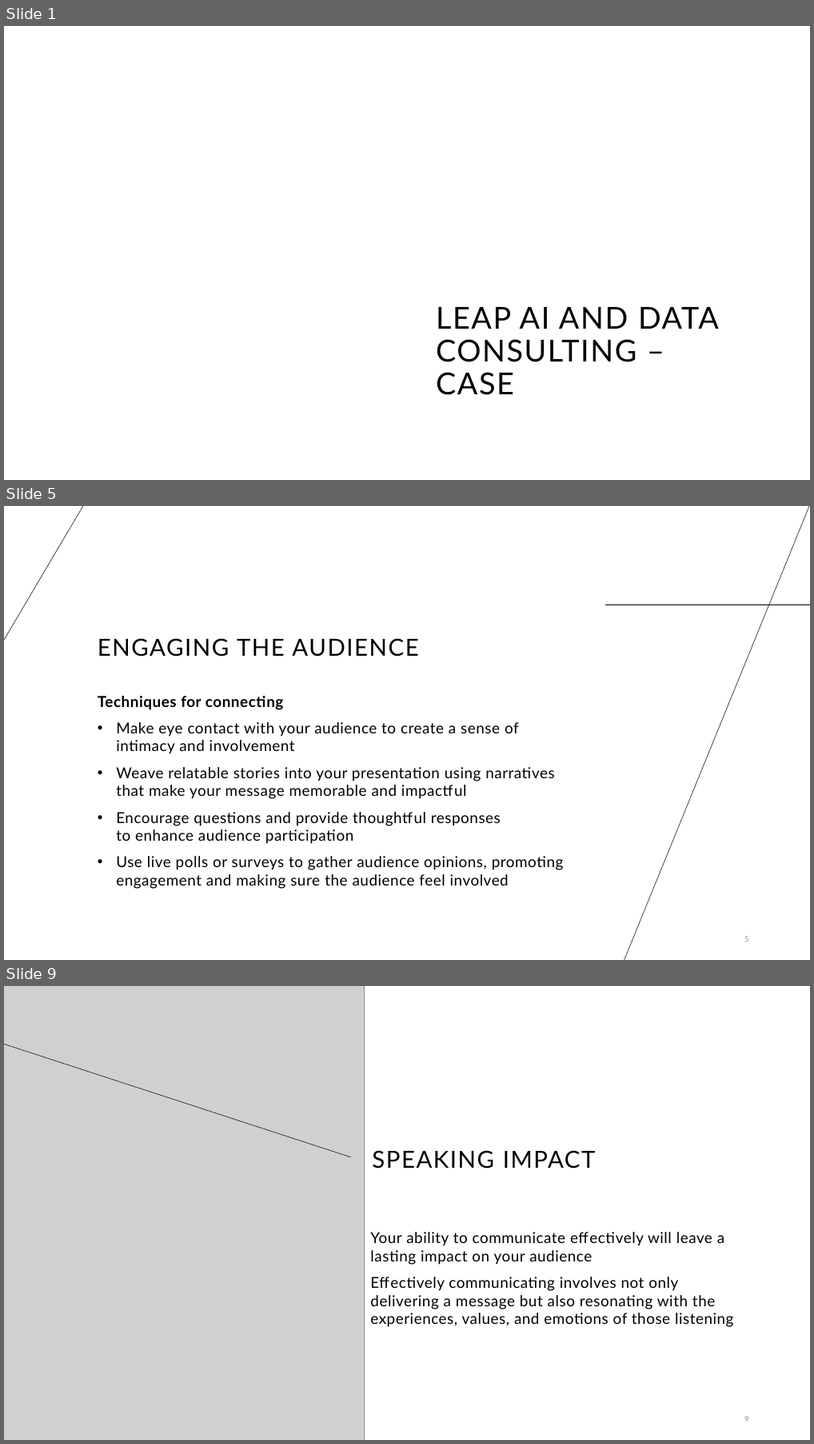
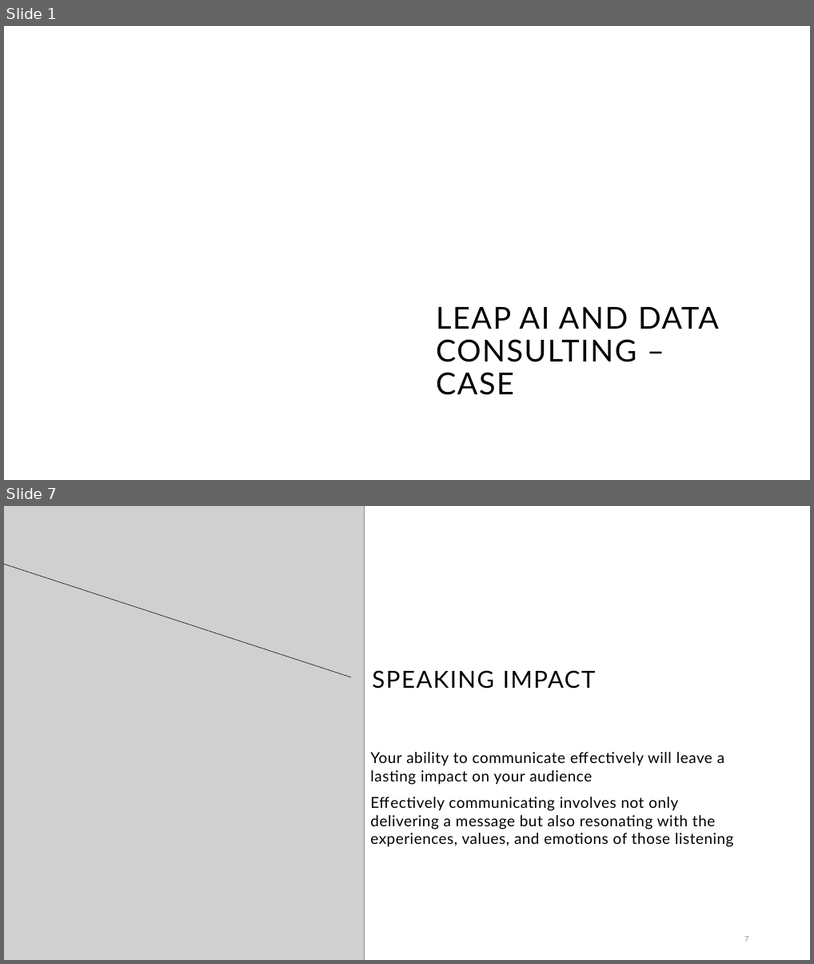
Before and after one commit to filipblaafjell/leap-case, a slide deck: Presentation.pptx. Shown one above the other, each under a label of ours: slides 1, 5 and 9 before the commit, slides 1 and 7 after it; the slides between them are not shown. The pictures are 814x1444 and 814x964 pixels, drawn with LibreOffice and Linux fonts; fonts in the diff are those of the drawing; grey boxes stand for pictures; background and template pictures are left out. Boxes give left, top, right and bottom in pixels: in the first picture for what was removed or moved away, otherwise in the second. Text is boxed around its words. In the diff, an @@ line names an element or a change of style, - is before the commit and + after.

```diff
--- a/Presentation.pptx
+++ b/Presentation.pptx
@@ slide 5 removed at <box>4,506,810,960</box>, background #FFFFFF @@
@@ line removed from (4, 640) to (84, 506) @@
@@ line removed from (810, 506) to (625, 960) @@
@@ line removed from (606, 605) to (810, 605) @@
@@ title removed at <box>98,638,418,656</box> @@
-ENGAGING THE AUDIENCE
@@ text removed at <box>98,696,564,888</box> @@
-Techniques for connecting
-  • Make eye contact with your audience to create a sense of intimacy and involvement
-  • Weave relatable stories into your presentation using narratives that make your message memorable and impactful
-  • Encourage questions and provide thoughtful responses to enhance audience participation
-  • Use live polls or surveys to gather audience opinions, promoting engagement and making sure the audience feel involved
@@ page number removed at <box>745,936,749,941</box> @@
-5
@@ what was slide 9 is now slide 7 @@
@@ page number at <box>745,936,749,941</box>: text changed @@
-9
+7
```
Also in this commit, not shown: 3 slides changed, 3 slides added, 4 other slides removed, 33 other files.
